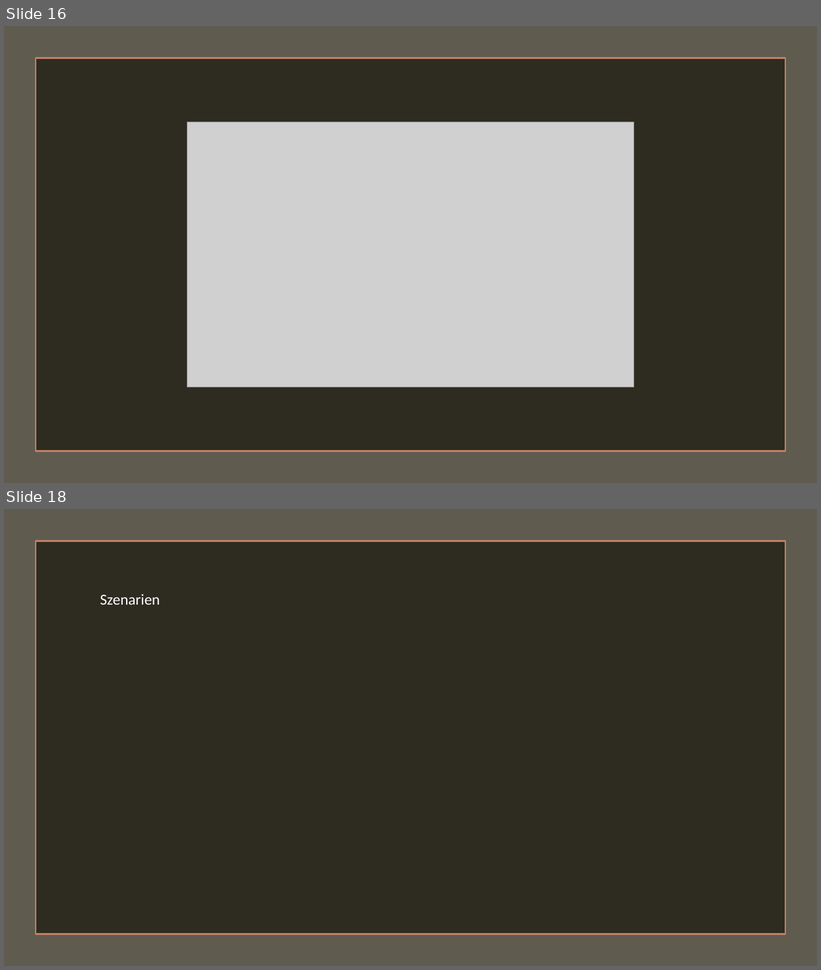
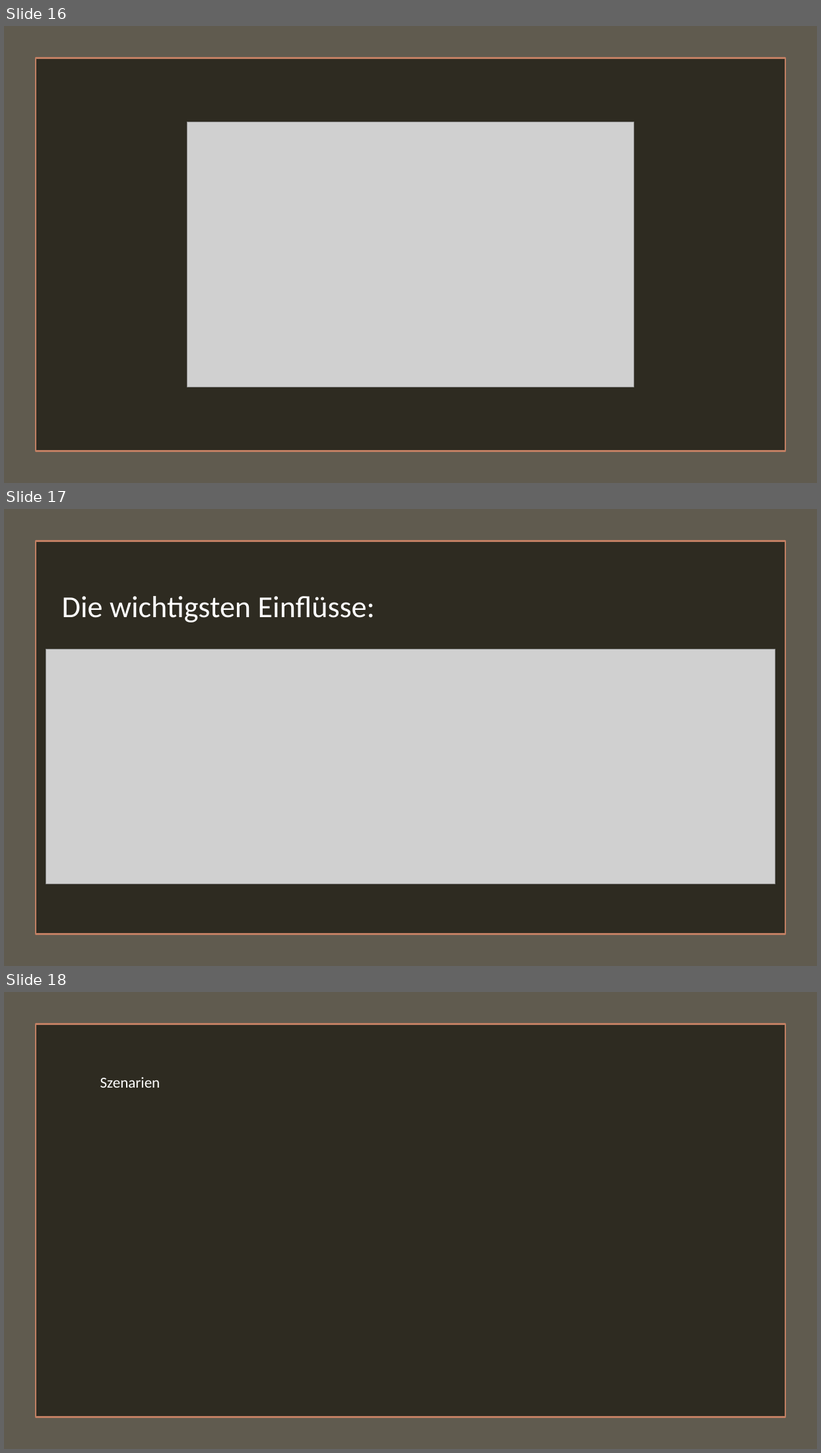
Before and after one commit to plastikpamaro/MKon, a slide deck: Meilenstein 1/Präsentation/Präsentation MS1.pptx. Shown one above the other, each under a label of ours: slides 16 and 18 before the commit, slides 16, 17 and 18 after it; the slides between them are not shown. The pictures are 821x970 and 821x1453 pixels, drawn with LibreOffice and Linux fonts; fonts in the diff are those of the drawing; grey boxes stand for pictures. Boxes give left, top, right and bottom in pixels: in the first picture for what was removed or moved away, otherwise in the second. Text is boxed around its words. In the diff, an @@ line names an element or a change of style, - is before the commit and + after.

```diff
--- a/Meilenstein 1/Präsentation/Präsentation MS1.pptx
+++ b/Meilenstein 1/Präsentation/Präsentation MS1.pptx
@@ slide 17 added at (4, 509, 817, 966), background #4960A6 @@
@@ rectangle added at (4, 509, 817, 966), fill #605B4F @@
@@ rectangle added at (36, 541, 785, 935), fill #2E2B21, outline #C17F63 1.75 pt @@
@@ text added at (62, 596, 375, 623), 36 pt, text #FFFFFF @@
+Die wichtigsten Einflüsse:
@@ picture added at (46, 650, 775, 884) @@
```
Also in this commit, not shown: 3 slides changed, 1 slide removed, 1 other file.
